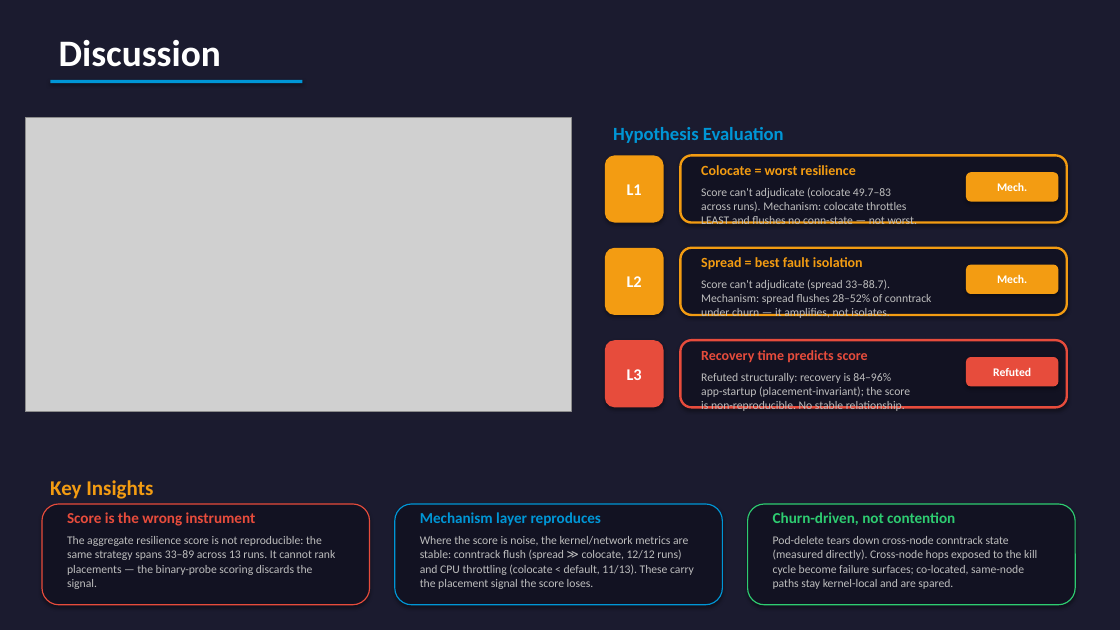
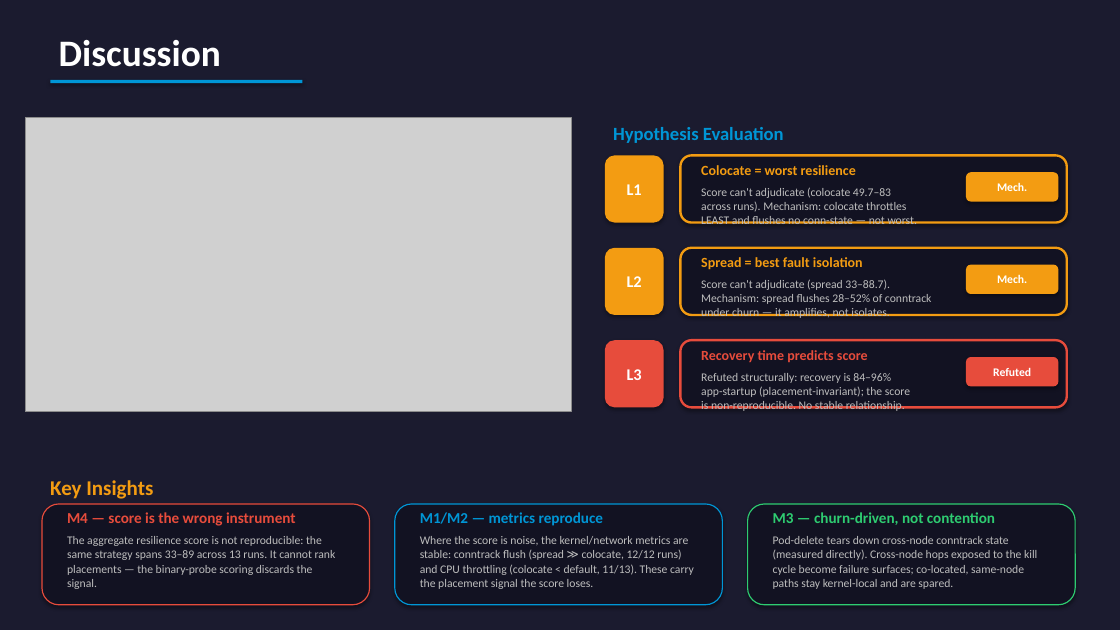
Before and after one commit to yhu02/uva-msc-thesis, a slide deck: slide 12 of ChaosProbe_Presentation.pptx. Drawn at 1120x630 pixels with LibreOffice and Linux fonts; fonts in the diff are those of the drawing; grey boxes stand for pictures. Boxes give left, top, right and bottom in pixels: in the first picture for what was removed or moved away, otherwise in the second. Text is boxed around its words. In the diff, an @@ line names an element or a change of style, - is before the commit and + after.

```diff
--- a/ChaosProbe_Presentation.pptx
+++ b/ChaosProbe_Presentation.pptx
@@ text at bbox=[67, 512, 296, 526]: text changed @@
-Score is the wrong instrument
+M4 — score is the wrong instrument
@@ text at bbox=[420, 512, 603, 526]: text changed @@
-Mechanism layer reproduces
+M1/M2 — metrics reproduce
@@ text at bbox=[773, 512, 995, 525]: text changed @@
-Churn-driven, not contention
+M3 — churn-driven, not contention
```
Also in this commit, not shown: 4 other slides changed, 2 other files.
